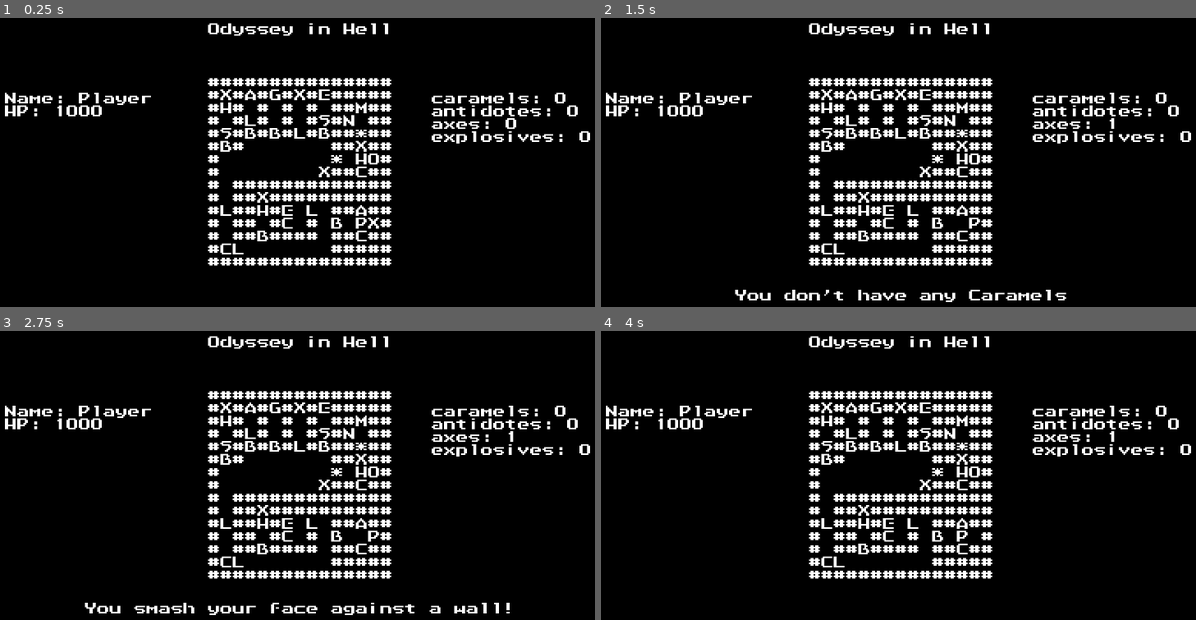
Above: before the commit, frames 1-4 (two rows, left to right).
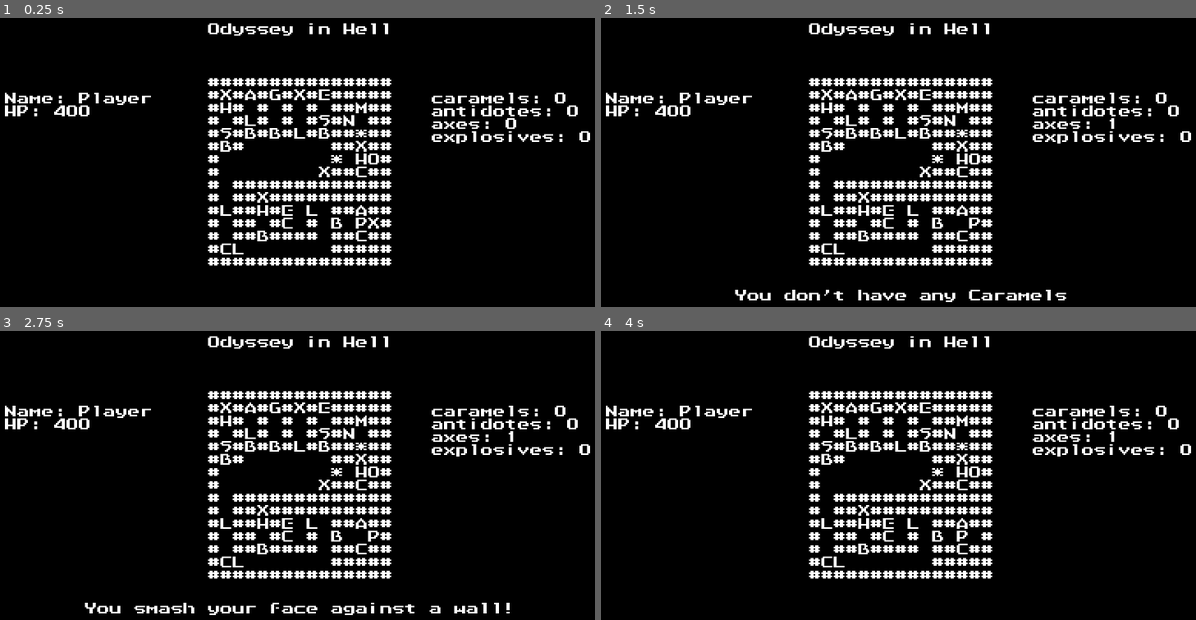
Above: after the commit, the same moments.

Repository: Dukebot/Odissey-in-Hell
Game: Godot game, scene res://src/Main.tscn
Two runs of this game, one before a commit and one after it. Both use one fixed random seed, a clock stepped at 60 frames per second and the inputs below. This scene is started directly instead of the project's main scene.
Inputs:
- Up to frame 1 (0.25 s): no input
- Up to frame 2 (1.5 s): tap Enter at 0.5 s; hold Right (move_right) 0.53-1.28 s; tap N (no) at 0.6 s; tap C (use_caramel) at 0.8, 1.35 s; tap Space (continue) at 1.25 s; hold Down (move_down) from 1.28 s (still down)
- Up to frame 3 (2.75 s): tap Y (yes) at 1.55, 2.1 s; tap Space (continue) at 2 s; release Down (move_down) at 2.03 s; hold Right (move_right) from 2.03 s (still down); tap N (no) at 2.3 s
- Up to frame 4 (4 s): tap Space (continue) at 2.75, 2.85, 3.5 s; release Right (move_right) at 2.78 s; hold Up (move_up) 2.78-3.53 s; tap C (use_caramel) at 3.05 s; hold Left (move_left) from 3.53 s (still down); tap N (no) at 3.6 s; tap Y (yes) at 3.8 s

The runs differ from the first frame. In frame 1, 0.1% of the frame differs, in the area x 9-18%, y 30-35%; in frame 2, 0.1%; in frame 3, 0.1%; in frame 4, 0.1%.

Commit message:
Fixed misspellings and balanced Gaahl

Diff:
--- a/json/characters.json
+++ b/json/characters.json
@@ -1,7 +1,7 @@
 {
 	"player": {
 		"name": "Player",
-		"health": 1000,
+		"health": 400,
 		"strength": 0,
 		"magic_power": 0,
 		"defence": 0,
@@ -32,8 +32,8 @@
 		"weapon": "",
 		"armor": ""
 	},
-	"hell_prision_guard": {
-		"name": "Hell Prision Guard",
+	"hell_prison_guard": {
+		"name": "Hell Prison Guard",
 		"health": 170,
 		"strength": 15,
 		"magic_power": 10,
--- a/json/skills.json
+++ b/json/skills.json
@@ -99,14 +99,14 @@
 	},
 	"mace": {
 		"name": "Mace",
-		"power": 30,
+		"power": 25,
 		"is_magic": false,
 		"accuracy": 0.80,
 		"effect": ""
 	},
 	"death_dance": {
 		"name": "Death Dance",
-		"power": 40,
+		"power": 30,
 		"is_magic": true,
 		"accuracy": 0.60,
 		"effect": ""
--- a/src/MoveState.gd
+++ b/src/MoveState.gd
@@ -111,7 +111,7 @@
 	elif map[x][y] == "S":
 		main.set_combat_state("succubus", x, y)
 	elif map[x][y] == "H":
-		main.set_combat_state("hell_prision_guard", x, y)
+		main.set_combat_state("hell_prison_guard", x, y)
 	elif map[x][y] == "G":
 		main.set_combat_state("gaahl", x, y)
 
--- a/src/StaticClasses/Character.gd
+++ b/src/StaticClasses/Character.gd
@@ -32,13 +32,13 @@
 
 
 static func add_ailment_state(character: Dictionary, status_ailment: String) -> bool:
-	var ailmend_status_added: bool = false
+	var ailment_status_added: bool = false
 	if not has_status_ailment(character, status_ailment):
 		character["status_ailment"].append(status_ailment)
-		ailmend_status_added = true
+		ailment_status_added = true
 		if status_ailment == "confusion":
 			character["confusion_turns"] = 2
-	return ailmend_status_added
+	return ailment_status_added
 
 
 static func remove_status_ailment(character: Dictionary, status_ailment: String) -> void:
--- a/src/StaticClasses/Inventory.gd
+++ b/src/StaticClasses/Inventory.gd
@@ -23,9 +23,9 @@
 
 
 static func use_caramel(inventory: Dictionary, player: Dictionary) -> String:
-	player["health"] += 35
+	player["health"] += 60
 	inventory["caramels"] -= 1
-	return "You eat a Caramel and recover 35 health points"
+	return "You eat a Caramel and recover 60 health points"
 
 
 #Antidotes...
